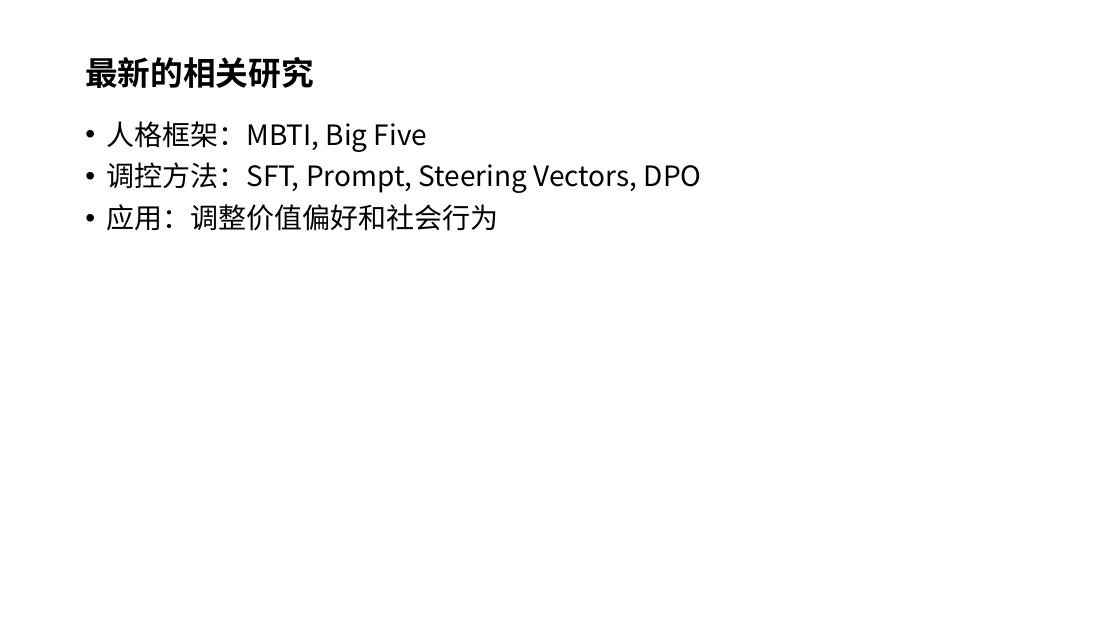
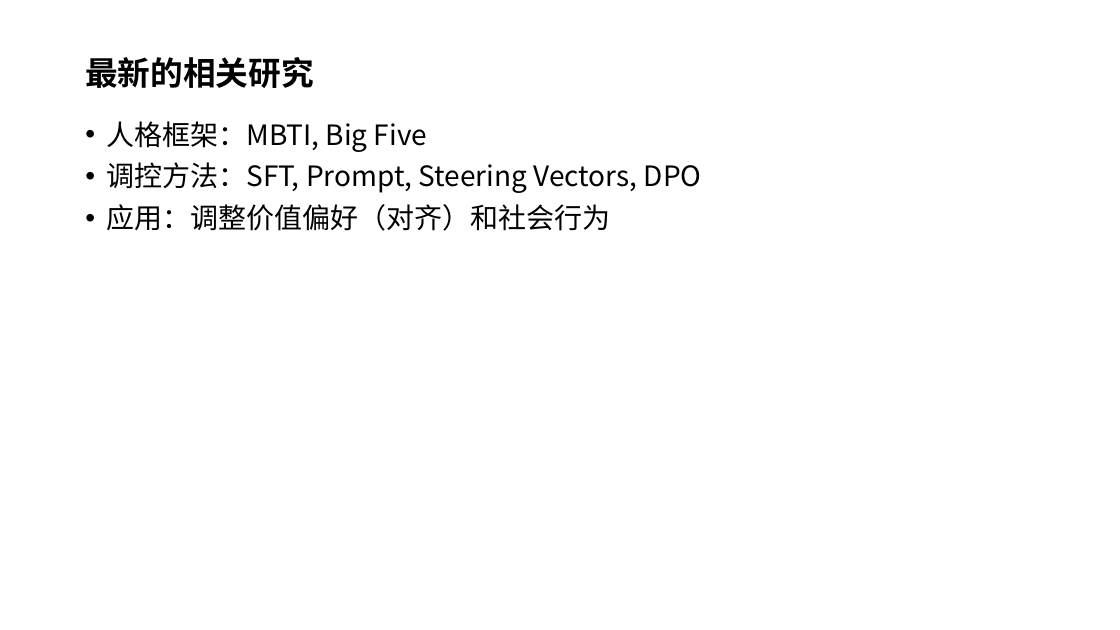
Before and after one commit to Niklauseik/Personality-Qwen, a slide deck: slide 12 of conversation_930.pptx. Drawn at 1120x630 pixels with LibreOffice and Linux fonts; fonts in the diff are those of the drawing. Boxes give left, top, right and bottom in pixels: in the first picture for what was removed or moved away, otherwise in the second. Text is boxed around its words. In the diff, an @@ line names an element or a change of style, - is before the commit and + after.

```diff
--- a/conversation_930.pptx
+++ b/conversation_930.pptx
@@ text at (106,204,610,231): text changed @@
-• 应用：调整价值偏好和社会行为
+• 应用：调整价值偏好（对齐）和社会行为
```
Also in this commit, not shown: 5 other slides changed.
